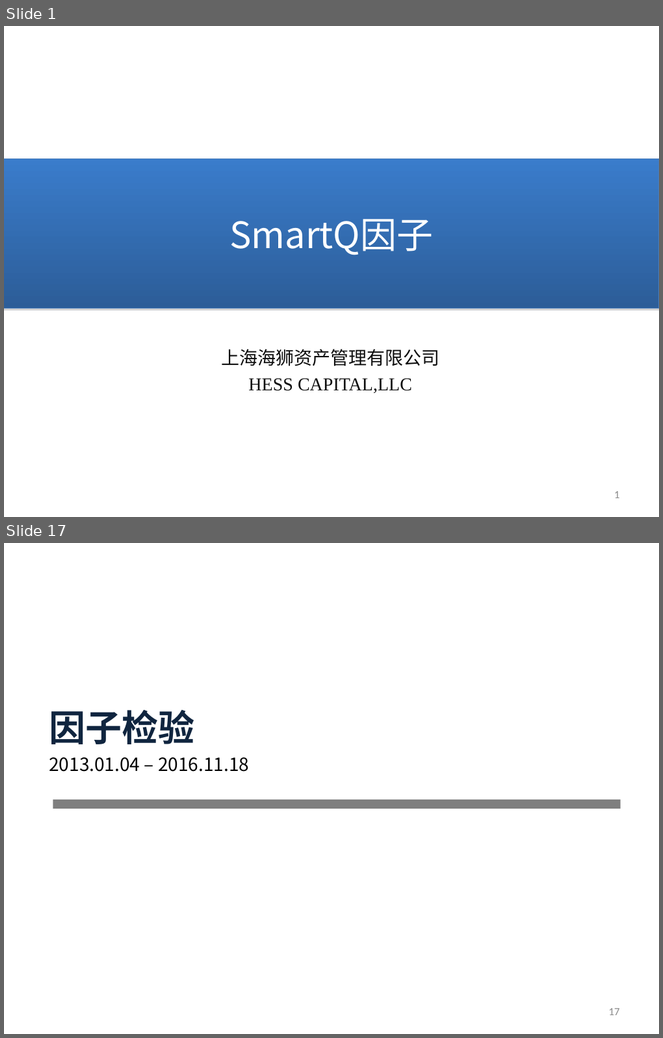
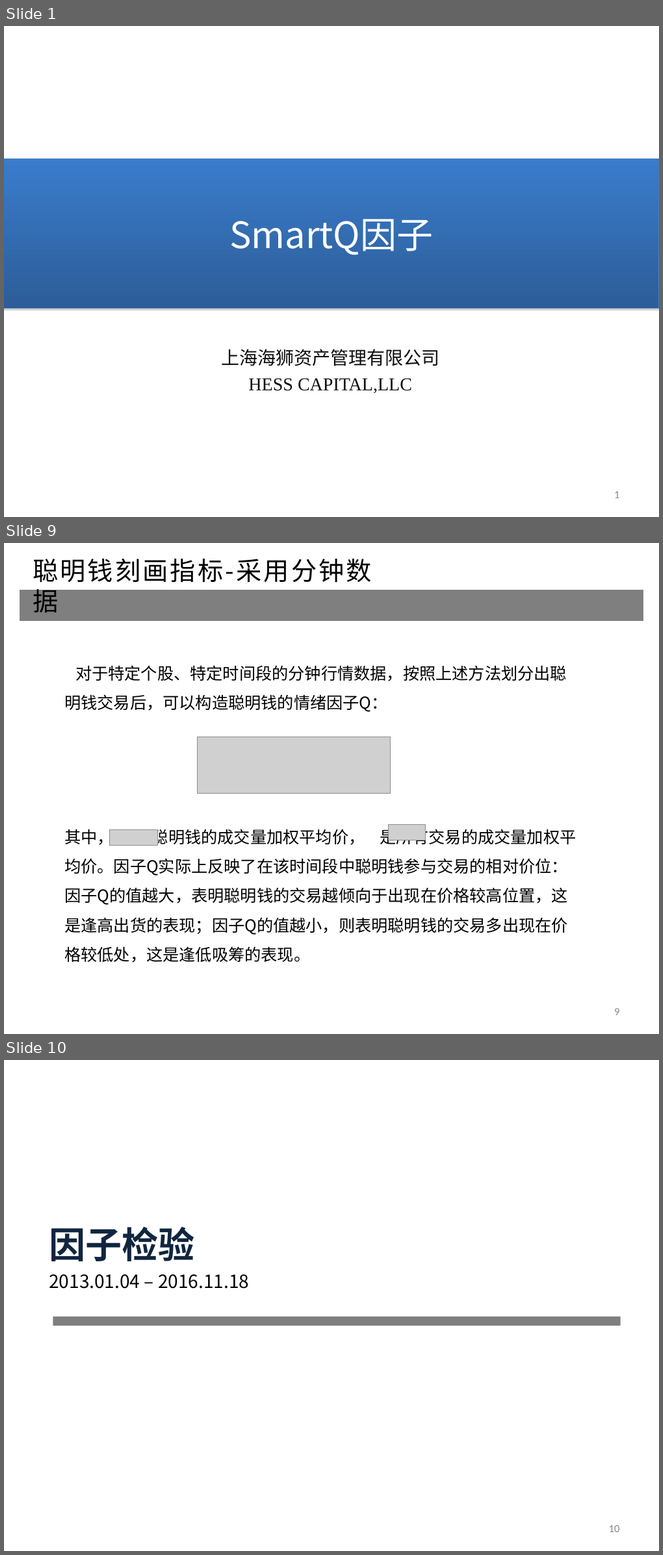
Before and after one commit to rafs/MultiFactor, a slide deck: doc/SmartQ因子.ppt. Shown one above the other, each under a label of ours: slides 1 and 17 before the commit, slides 1, 9 and 10 after it; the slides between them are not shown. The pictures are 663x1038 and 663x1555 pixels, drawn with LibreOffice and Linux fonts; fonts in the diff are those of the drawing; grey boxes stand for pictures. Boxes give left, top, right and bottom in pixels: in the first picture for what was removed or moved away, otherwise in the second. Text is boxed around its words. In the diff, an @@ line names an element or a change of style, - is before the commit and + after.

```diff
--- a/doc/SmartQ因子.ppt
+++ b/doc/SmartQ因子.ppt
@@ slide 9 added at [4, 543, 659, 1034], background #FFFFFF @@
@@ text added at [33, 559, 372, 583], 28 pt, text #000000 @@
+聪明钱刻画指标-采用分钟数据
@@ table added at [19, 589, 644, 600], 1 rows, 1 columns @@
+
@@ text added at [64, 665, 576, 963], 18 pt, text #000000 @@
+对于特定个股、特定时间段的分钟行情数据，按照上述方法划分出聪明钱交易后，可以构造聪明钱的情绪因子Q：
+其中， 是聪明钱的成交量加权平均价， 是所有交易的成交量加权平均价。因子Q实际上反映了在该时间段中聪明钱参与交易的相对价位：因子Q的值越大，表明聪明钱的交易越倾向于出现在价格较高位置，这是逢高出货的表现；因子Q的值越小，则表明聪明钱的交易多出现在价格较低处，这是逢低吸筹的表现。
@@ picture added at [197, 737, 390, 794] @@
@@ picture added at [109, 830, 158, 846] @@
@@ picture added at [389, 824, 426, 841] @@
@@ page number added at [614, 1008, 620, 1016], 12 pt, text #898989 @@
+9
@@ what was slide 17 is now slide 10 @@
@@ page number at [609, 1525, 620, 1533]: text changed @@
-17
+10
```
Also in this commit, not shown: 8 slides changed, 6 other slides added, 13 slides removed, 9 other files.
